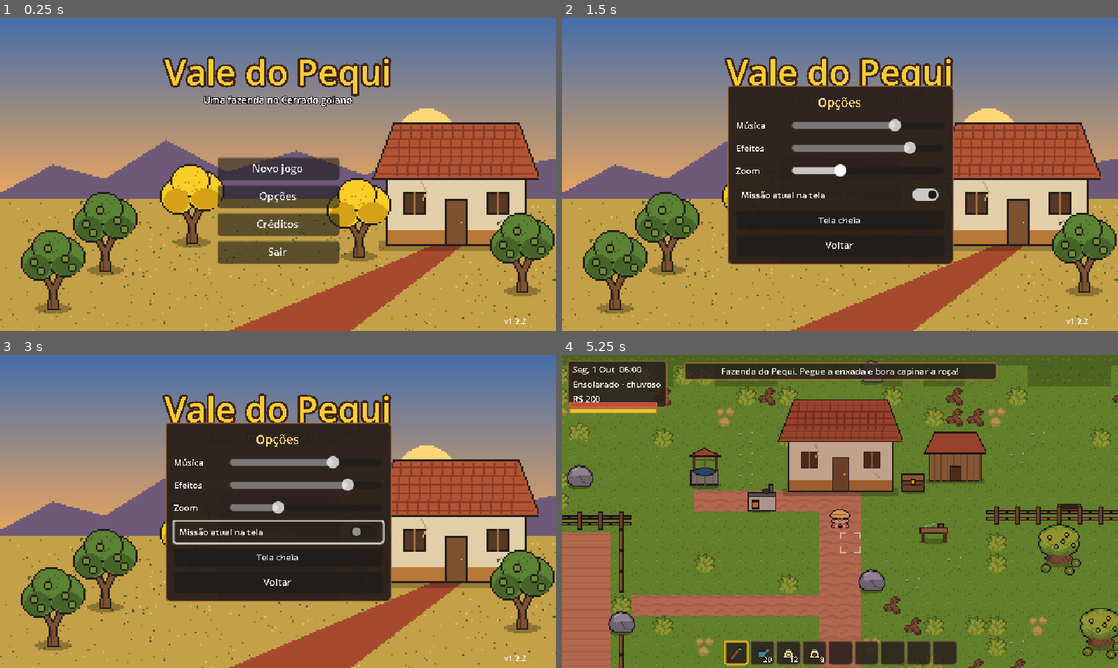
Above: before the commit, frames 1-4 (two rows, left to right).
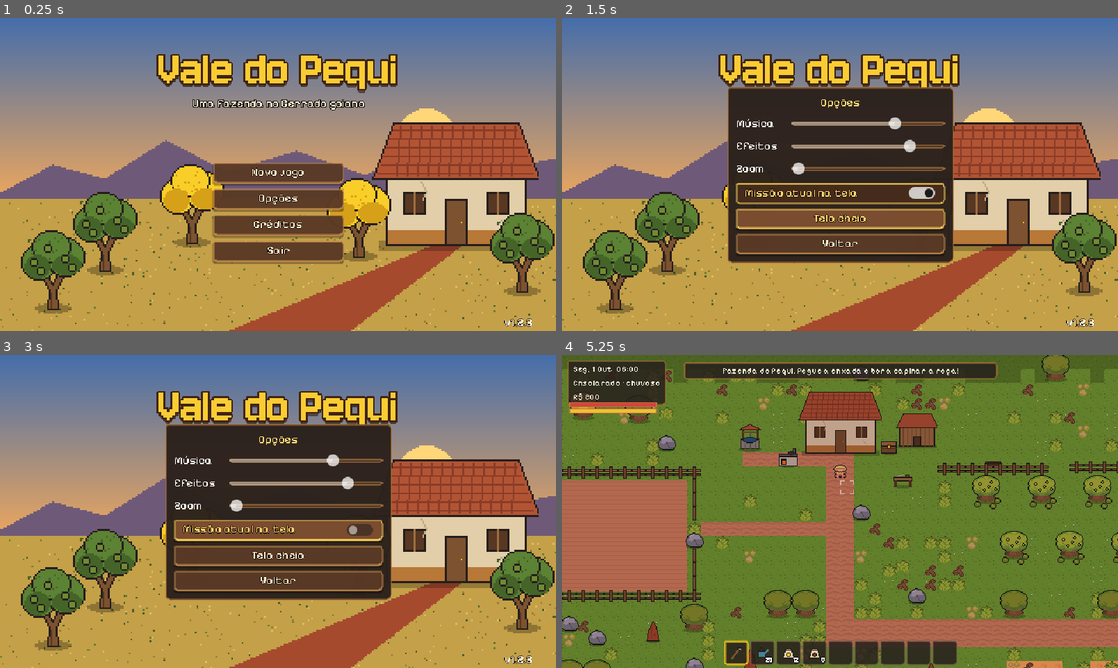
Above: after the commit, the same moments.

Repository: Carttocci/vale-do-pequi
Game: Godot game, scene res://scenes/title/title.tscn
Two runs of this game, one before a commit and one after it. Both use one fixed random seed, a clock stepped at 60 frames per second and the inputs below.
Inputs:
- Up to frame 1 (0.25 s): no input
- Up to frame 2 (1.5 s): click "Opções" at 0.5 s; click "Novo jogo" (after the commit: "Tela cheia") at 1.25 s
- Up to frame 3 (3 s): click "Novo jogo" (after the commit: "Tela cheia") at 2 s; click "Missão atual na tela" at 2.75 s
- Up to frame 4 (5.25 s): click "Créditos" (after the commit: "Tela cheia") at 3.5 s; click "Voltar" at 4.25 s; click "Novo jogo" at 5 s

The runs differ from the first frame. In frame 1, 8.4% of the frame differs, in the area x 28-96%, y 11-99%; in frame 2, 12%; in frame 3, 13%; in frame 4, 43%, in the area x 0-100%, y 0-100%.

Commit message:
Letras nítidas (Pixelify Sans e Jersey 10, sem suavização) e tema novo dos botões e do menu

Diff:
--- /dev/null
+++ b/assets/ui/tema.tres
@@ -0,0 +1,106 @@
+[gd_resource type="Theme" load_steps=8 format=3]
+
+[ext_resource type="FontFile" path="res://assets/fonts/PixelifySans.ttf" id="1"]
+
+[sub_resource type="StyleBoxFlat" id="btn_normal"]
+content_margin_left = 10.0
+content_margin_top = 3.0
+content_margin_right = 10.0
+content_margin_bottom = 4.0
+bg_color = Color(0.36, 0.23, 0.15, 0.94)
+border_width_left = 1
+border_width_top = 1
+border_width_right = 1
+border_width_bottom = 2
+border_color = Color(0.77, 0.55, 0.31, 1)
+corner_radius_top_left = 3
+corner_radius_top_right = 3
+corner_radius_bottom_right = 3
+corner_radius_bottom_left = 3
+shadow_color = Color(0, 0, 0, 0.35)
+shadow_size = 1
+shadow_offset = Vector2(0, 2)
+
+[sub_resource type="StyleBoxFlat" id="btn_hover"]
+content_margin_left = 10.0
+content_margin_top = 3.0
+content_margin_right = 10.0
+content_margin_bottom = 4.0
+bg_color = Color(0.49, 0.31, 0.19, 0.97)
+border_width_left = 1
+border_width_top = 1
+border_width_right = 1
+border_width_bottom = 2
+border_color = Color(0.98, 0.81, 0.35, 1)
+corner_radius_top_left = 3
+corner_radius_top_right = 3
+corner_radius_bottom_right = 3
+corner_radius_bottom_left = 3
+shadow_color = Color(0, 0, 0, 0.35)
+shadow_size = 1
+shadow_offset = Vector2(0, 2)
+
+[sub_resource type="StyleBoxFlat" id="btn_pressed"]
+content_margin_left = 10.0
+content_margin_top = 4.0
+content_margin_right = 10.0
+content_margin_bottom = 3.0
+bg_color = Color(0.27, 0.17, 0.11, 1)
+border_width_left = 1
+border_width_top = 2
+border_width_right = 1
+border_width_bottom = 1
+border_color = Color(0.98, 0.81, 0.35, 1)
+corner_radius_top_left = 3
+corner_radius_top_right = 3
+corner_radius_bottom_right = 3
+corner_radius_bottom_left = 3
+
+[sub_resource type="StyleBoxFlat" id="btn_disabled"]
+content_margin_left = 10.0
+content_margin_top = 3.0
+content_margin_right = 10.0
+content_margin_bottom = 4.0
+bg_color = Color(0.24, 0.2, 0.18, 0.8)
+border_width_left = 1
+border_width_top = 1
+border_width_right = 1
+border_width_bottom = 1
+border_color = Color(0.42, 0.36, 0.3, 1)
+corner_radius_top_left = 3
+corner_radius_top_right = 3
+corner_radius_bottom_right = 3
+corner_radius_bottom_left = 3
+
+[sub_resource type="StyleBoxEmpty" id="btn_focus"]
+
+[sub_resource type="StyleBoxFlat" id="slider_track"]
+content_margin_top = 2.0
+content_margin_bottom = 2.0
+bg_color = Color(0.2, 0.13, 0.09, 1)
+border_width_left = 1
+border_width_top = 1
+border_width_right = 1
+border_width_bottom = 1
+border_color = Color(0.77, 0.55, 0.31, 1)
+corner_radius_top_left = 2
+corner_radius_top_right = 2
+corner_radius_bottom_right = 2
+corner_radius_bottom_left = 2
+
+[resource]
+default_font = ExtResource("1")
+default_font_size = 13
+Button/colors/font_color = Color(0.98, 0.93, 0.8, 1)
+Button/colors/font_hover_color = Color(1, 0.86, 0.42, 1)
+Button/colors/font_pressed_color = Color(1, 0.86, 0.42, 1)
+Button/colors/font_focus_color = Color(0.98, 0.93, 0.8, 1)
+Button/colors/font_disabled_color = Color(0.6, 0.55, 0.5, 1)
+Button/colors/font_outline_color = Color(0.15, 0.08, 0.05, 1)
+Button/constants/outline_size = 2
+Button/styles/normal = SubResource("btn_normal")
+Button/styles/hover = SubResource("btn_hover")
+Button/styles/pressed = SubResource("btn_pressed")
+Button/styles/disabled = SubResource("btn_disabled")
+Button/styles/focus = SubResource("btn_focus")
+HSlider/styles/slider = SubResource("slider_track")
--- a/project.godot
+++ b/project.godot
@@ -7,7 +7,7 @@
 
 config/name="Vale do Pequi"
 config/description="Simulação de vida rural e Action RPG no Cerrado goiano."
-config/version="1.2.2"
+config/version="1.2.3"
 run/main_scene="res://scenes/title/title.tscn"
 config/features=PackedStringArray("4.3", "GL Compatibility")
 boot_splash/bg_color=Color(0.15, 0.12, 0.11, 1)
@@ -39,6 +39,8 @@
 window/stretch/aspect="expand"
 
 [gui]
+
+theme/custom="res://assets/ui/tema.tres"
 
 theme/default_font_antialiasing=0
 theme/default_font_hinting=2
--- a/scripts/core/settings.gd
+++ b/scripts/core/settings.gd
@@ -15,9 +15,31 @@
 var camera_zoom: float = 1.75 if DisplayServer.is_touchscreen_available() else 1.0
 
 
+const FONT_SMALL := preload("res://assets/fonts/Jersey10.ttf")
+
+
 func _ready() -> void:
     load_settings()
     lock_escape_key()
+    get_tree().node_added.connect(func(n: Node) -> void:
+        if n is Control:
+            _pixel_font.call_deferred(n))
+
+
+## Fonte de pixel só fica nítida no tamanho em que foi desenhada. Texto pequeno
+## (até 8: contadores, notas) vira Jersey 10 no tamanho 10; o resto vira Pixelify no 13
+## (padrão do tema); título grande (20+) fica como está.
+func _pixel_font(c: Control) -> void:
+    if not is_instance_valid(c) or not c.has_theme_font_size_override("font_size"):
+        return
+    if c.has_theme_font_override("font"):
+        return  # fonte escolhida a dedo (título)
+    var size := c.get_theme_font_size("font_size")
+    if size <= 8:
+        c.add_theme_font_override("font", FONT_SMALL)
+        c.add_theme_font_size_override("font_size", 10)
+    elif size < 20:
+        c.add_theme_font_size_override("font_size", 13)
 
 
 ## No navegador, em tela cheia o Esc é do navegador (sai da tela cheia antes de
--- a/scripts/interface/title_screen.gd
+++ b/scripts/interface/title_screen.gd
@@ -9,6 +9,7 @@
 var options: OptionsPanel
 var credits: PanelContainer
 var _buttons: VBoxContainer
+var sub: Label
 
 
 func _ready() -> void:
@@ -22,46 +23,59 @@
     add_child(bg)
     var title := Label.new()
     title.text = "Vale do Pequi"
-    title.add_theme_font_size_override("font_size", 40)
+    title.add_theme_font_override("font", load("res://assets/fonts/Jersey10.ttf"))
+    title.add_theme_font_size_override("font_size", 60)
     title.add_theme_color_override("font_color", Color(0.98, 0.8, 0.2))
     title.add_theme_color_override("font_outline_color", Color(0.25, 0.14, 0.08))
-    title.add_theme_constant_override("outline_size", 10)
+    title.add_theme_constant_override("outline_size", 8)
+    title.add_theme_color_override("font_shadow_color", Color(0.2, 0.1, 0.05, 0.6))
+    title.add_theme_constant_override("shadow_offset_x", 0)
+    title.add_theme_constant_override("shadow_offset_y", 4)
     title.horizontal_alignment = HORIZONTAL_ALIGNMENT_CENTER
     title.set_anchors_preset(Control.PRESET_CENTER_TOP)
-    title.position = Vector2(-200, 34)
-    title.size = Vector2(400, 50)
+    title.position = Vector2(-200, 26)
+    title.size = Vector2(400, 64)
     add_child(title)
-    var sub := Label.new()
+    sub = Label.new()
     sub.text = "Uma fazenda no Cerrado goiano"
-    sub.add_theme_font_size_override("font_size", 11)
+    sub.add_theme_font_size_override("font_size", 13)
+    sub.add_theme_color_override("font_color", Color(1, 0.95, 0.82))
     sub.add_theme_color_override("font_outline_color", Color(0, 0, 0, 0.8))
     sub.add_theme_constant_override("outline_size", 4)
     sub.horizontal_alignment = HORIZONTAL_ALIGNMENT_CENTER
     sub.set_anchors_preset(Control.PRESET_CENTER_TOP)
-    sub.position = Vector2(-200, 86)
+    sub.position = Vector2(-200, 90)
     sub.size = Vector2(400, 20)
     add_child(sub)
     _buttons = VBoxContainer.new()
     _buttons.add_theme_constant_override("separation", 6)
     _buttons.set_anchors_preset(Control.PRESET_CENTER)
-    _buttons.position = Vector2(-70, -20)
-    _buttons.custom_minimum_size = Vector2(140, 0)
+    _buttons.position = Vector2(-75, -14)
+    _buttons.custom_minimum_size = Vector2(150, 0)
     add_child(_buttons)
     continue_button = _button("Continuar", continue_game)
     new_button = _button("Novo jogo", _on_new_pressed)
-    _button("Opções", func() -> void: options.open())
+    _button("Opções", func() -> void:
+        _buttons.hide()
+        sub.hide()
+        options.open())
     _button("Créditos", func() -> void: credits.visible = not credits.visible)
     if not OS.has_feature("web"):
         _button("Sair", func() -> void: get_tree().quit())
     var version := Label.new()
     version.text = "v" + str(ProjectSettings.get_setting("application/config/version", ""))
-    version.add_theme_font_size_override("font_size", 9)
+    version.add_theme_font_size_override("font_size", 13)
+    version.add_theme_color_override("font_outline_color", Color(0, 0, 0, 0.7))
+    version.add_theme_constant_override("outline_size", 2)
     version.set_anchors_preset(Control.PRESET_BOTTOM_RIGHT)
     version.position = Vector2(-60, -18)
     add_child(version)
     _build_credits()
     options = OptionsPanel.new()
     add_child(options)
+    options.closed.connect(func() -> void:
+        _buttons.show()
+        sub.show())
     continue_button.visible = SaveManager.has_save()
     if continue_button.visible:
         var info := SaveManager.read_save_file()
@@ -73,8 +87,7 @@
 func _button(text: String, cb: Callable) -> Button:
     var b := Button.new()
     b.text = text
-    b.add_theme_font_size_override("font_size", 12)
-    b.custom_minimum_size = Vector2(140, 26)
+    b.custom_minimum_size = Vector2(150, 24)
     b.pressed.connect(func() -> void:
         Audio.play(&"clique", 0.0)
         cb.call())
@@ -109,7 +122,7 @@
     credits.set_anchors_preset(Control.PRESET_BOTTOM_LEFT)
     credits.position = Vector2(10, -110)
     var l := Label.new()
-    l.text = "Vale do Pequi — um jogo de Carttocci\nFeito com Godot 4. Arte baseada no Ninja Adventure de pixel-boy e AAA (CC0),\nrepintada para o Cerrado; o resto da arte e os sons são gerados por …(112 unchanged characters)…
+    l.text = "Vale do Pequi — um jogo de Carttocci\nFeito com Godot 4. Arte baseada no Ninja Adventure de pixel-boy e AAA (CC0),\nrepintada para o Cerrado. Fontes Pixelify Sans e Jersey 10 (OFL).\nO resto da arte e os sons são gerados por …(112 unchanged characters)…
     l.add_theme_font_size_override("font_size", 9)
     credits.add_child(l)
     credits.hide()
Binary file added: assets/fonts/Jersey10.ttf
Not shown, added: assets/fonts/Jersey10.ttf.import
Not shown, added: assets/fonts/OFL-PixelifySans.txt
Binary file added: assets/fonts/PixelifySans.ttf
Not shown, added: assets/fonts/PixelifySans.ttf.import
Not shown, added: assets/fonts/LEIA-ME.md
Not shown, changed: documentation/changelog.md
